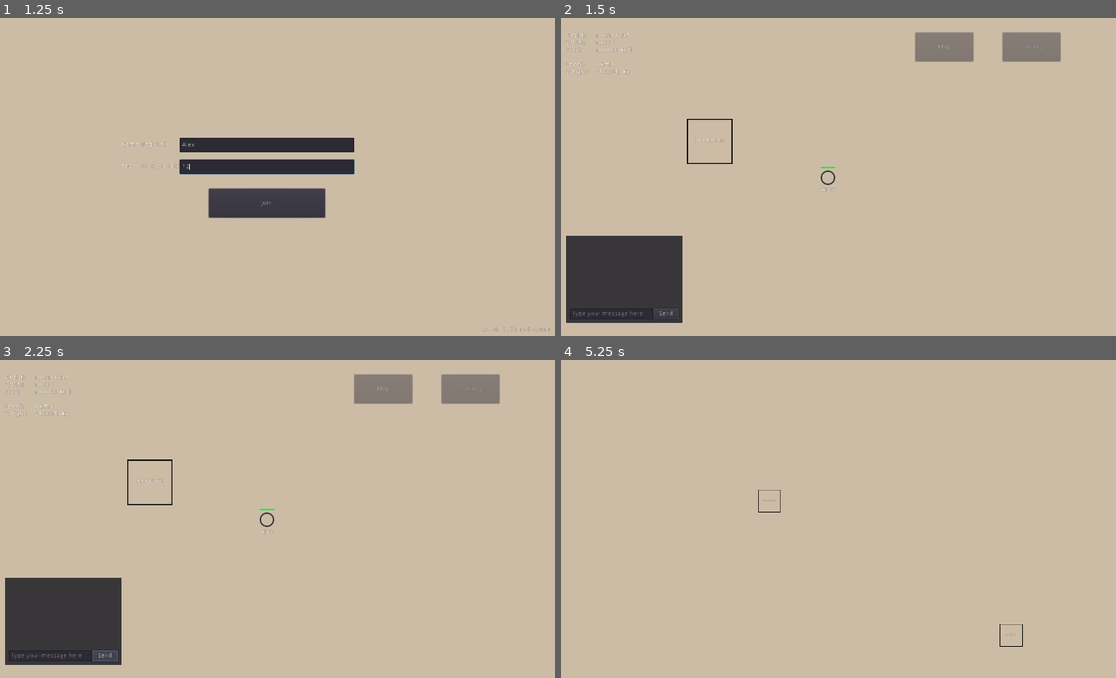
Above: before the commit, frames 1-4 (two rows, left to right).
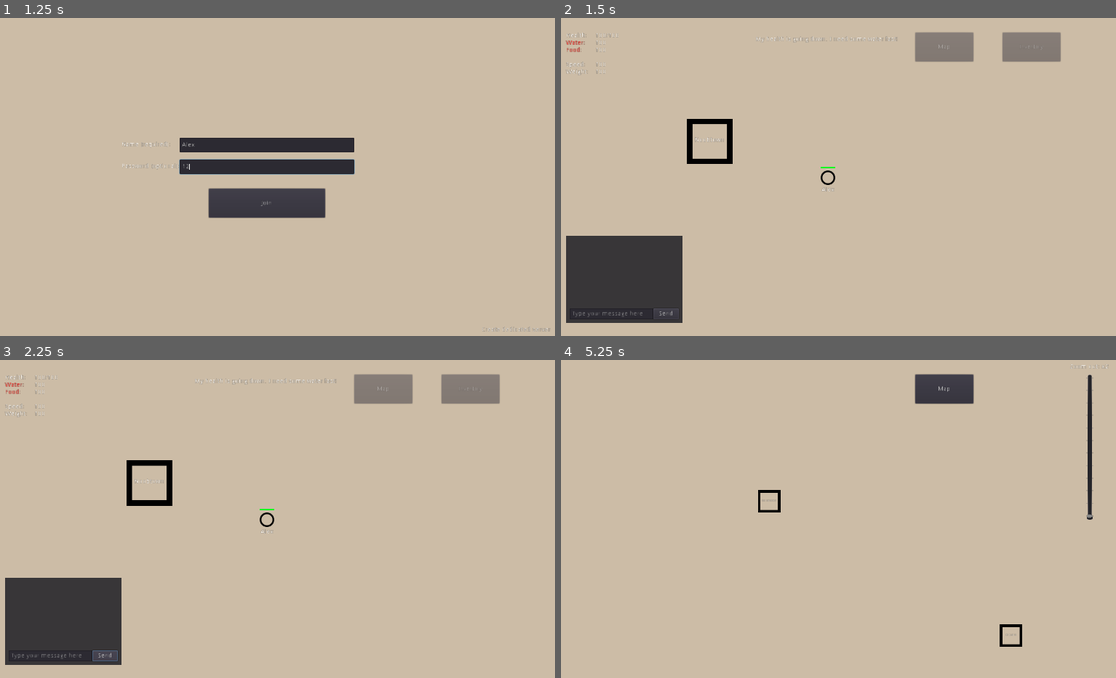
Above: after the commit, the same moments.

Repository: aposur/aposur
Game: Godot game, scene res://Scenes/Menu.tscn
Same seed, same stepped clock (60 frames per second), same inputs: the game is played once before the commit and once after it.
Inputs (mouse positions are in pixels of both pictures, inside the frame that each line leads up to):
- Up to frame 1 (1.25 s): click (266, 145) at 0.52 s; type "Alex" at 0.6 s; click (266, 167) at 0.75 s; type "12" at 0.83 s
- Up to frame 2 (1.5 s): click "Join" at 1.25 s
- Up to frame 3 (2.25 s): click "Send" at 2 s
- Up to frame 4 (5.25 s): click "Inventory" at 2.75 s; click "Send" (after the commit: "Drop") at 3.5 s; click "Map" at 4.25 s; tap Enter at 5 s; move the mouse to (955, 503) at 5.02 s; hold Right (ui_right) from 5.03 s (still down); hold Q (die) from 5.03 s (still down); click (955, 503) at 5.17 s

Frame 1 is identical in both runs. In frame 2, 0.6% of the frame differs, in the area x 0-61%, y 4-53%; in frame 3, 0.7%; in frame 4, 1.7%, in the area x 35-99%, y 1-91%.
Error after the commit: Parse Error: Variable "slot_id" already defined in the scope (at line 357). (res://Scripts/Inventory.gd:395)

Commit message:
Fixed drop bug.

Diff:
--- a/Scenes/Player.tscn
+++ b/Scenes/Player.tscn
@@ -444,4 +444,5 @@
 [connection signal="button_down" from="MapButton" to="." method="_on_MapButton_button_down"]
 [connection signal="mouse_entered" from="MapButton" to="." method="_on_MapButton_mouse_entered"]
 [connection signal="mouse_exited" from="MapButton" to="." method="_on_MapButton_mouse_exited"]
+[connection signal="pressed" from="MapButton" to="." method="_on_MapButton_pressed"]
 [connection signal="value_changed" from="MapVSlider" to="." method="_on_MapVSlider_value_changed"]
--- a/Scripts/Bag.gd
+++ b/Scripts/Bag.gd
@@ -1,20 +1,20 @@
 extends Node2D
 
 
-onready var url_data:String = ""
-onready var data:Dictionary = Dictionary()
-
+onready var _url_data:String = ""
+onready var _data:Dictionary = Dictionary()
+var _name:String
 
 func _ready():
 	set_process(false)
 	set_process_input(false)
 
 
-sync func init(inventory:Control, name:String, data:Dictionary, spawn_position:Vector2):
-#	inventory.load_data(inventory, name, "Bag", data)
+sync func init(inventory:Control, name:String, data:Dictionary, spawn_position:Vector2, url_data:String = ""):
 #	rpc("load_data", inventory, name, "Bag", data)
-	data = inventory.load_data(name, "Bag")
-	print(data)
+	_name = name
+	_url_data = url_data
+	_data = inventory.load_data(name, "Bag")
 	position = spawn_position
 
 
@@ -28,13 +28,13 @@
 #	return data
 
 
-func reload_data() -> Dictionary:
-	data = Global_DataParser.load_data(url_data)
-	return data
+func reload_data_by_inventory(inventory:Control) -> Dictionary:
+	_data = inventory.load_data(_name, "Bag")
+	return _data
 
 
 func is_data_empty_by_inventory(inventory:Control) -> bool:
-	return inventory.is_inventory_empty_by_data(data)
+	return inventory.is_inventory_empty_by_data(_data)
 
 
 func rpc_destroy_self():
@@ -45,4 +45,4 @@
 	for child in get_children():
 		if child.has_method('queue_free'):
 			child.queue_free()
-	Global_DataParser.delete_file(url_data)
+	Global_DataParser.delete_file(_url_data)
--- a/Scripts/Game.gd
+++ b/Scripts/Game.gd
@@ -1,4 +1,5 @@
 extends Node
+
 
 func _ready():
 	set_process(false)
--- a/Scripts/Inventory.gd
+++ b/Scripts/Inventory.gd
@@ -12,6 +12,7 @@
 
 var url_data_player
 var url_data_other
+var url_data:String
 
 puppet var data_player:Dictionary
 puppet var data_other:Dictionary
@@ -29,12 +30,16 @@
 	set_center_item_visible(false)
 
 
-func load_data(filename:String, item_list_label:String = "Player", is_clear_items:bool = false) -> Dictionary:
-
-	var url_data = "res://Database//data_" + item_list_label.to_lower() + "_" + filename + ".json"
+func load_data(filename:String, item_list_label:String = "Player", is_clear_items:bool = false, is_save_data:bool = false, data_save:Dictionary = {}, load_from_url_data:String = "") -> Dictionary:
+
+	url_data = "res://Database//data_" + item_list_label.to_lower() + "_" + filename + ".json"
+
+	if(is_save_data):
+		Global_DataParser.write_data(url_data, data_save)
+
 	var data:Dictionary = Global_DataParser.load_data(url_data)
 
-	if (data.empty() || is_clear_items):
+	if (data.empty() || is_clear_items && !is_save_data):
 		var dict:Dictionary = {"inventory":{}}
 		for slot in range (0, INVENTORY_MAX_SLOTS):
 			if(int(slot) == 0 && item_list_label == "Player" && !is_clear_items):
@@ -72,7 +77,7 @@
 	return data
 
 
-func load_items(item_list:Control = _item_list_1, data:Dictionary = data_player) -> void:
+func load_items(item_list:Control = _item_list_1, data:Dictionary = data_player) -> Dictionary:
 	var selected_items = item_list.get_selected_items()
 	var slot_id
 	if(selected_items): # check if item was selected before reloading items
@@ -87,6 +92,7 @@
 		_item_list_1.select(slot_id)
 		_on_ItemList_item_selected(slot_id)
 #		_update_center_item(slot_id, item_list, _get_item_id_from_slot_id(slot_id, data))
+	return data
 
 
 func unload_items(filename:String, item_list_label:String = "Player") -> void:
@@ -280,7 +286,6 @@
 			return Dictionary()
 		data.inventory[String(slot)] = {"id": String(item_id), "amount": amount}
 		return data
-
 	for slot in range (0, INVENTORY_MAX_SLOTS):
 		if (int(data.inventory[String(slot)]["id"]) == int(item_id)):
 			if (int(item_data["stack_limit"]) > int(data.inventory[String(slot)]["amount"])):
@@ -387,12 +392,12 @@
 					inventory_add_item(item_id,amount,data_other)
 			elif(button_multi.text == "Drop"):
 				data_other = {"inventory":{}} # create empty inventory
-#				for slot_id in range (0, INVENTORY_MAX_SLOTS): # fill empty inventory with placeholder
-#					data_other["inventory"][str(slot_id)] = {"id": "0", "amount": 0}
-				data_other = load_data(get_parent().get_node("NicknameLabel").text, "Bag")
+				for slot_id in range (0, INVENTORY_MAX_SLOTS): # fill empty inventory with placeholder
+					data_other["inventory"][str(slot_id)] = {"id": "0", "amount": 0}
+
 				data_other = inventory_add_item(item_id,amount,data_other) # add item to inventory
-#				print(data_other)
-				get_parent().rpc_spawn_bag(get_parent().get_node("NicknameLabel").text, data_other, get_parent().global_position)
+
+				get_parent().rpc_spawn_bag(get_parent().get_node("NicknameLabel").text, data_other, get_parent().global_position, url_data)
 
 			if(data.inventory[str(slot_id)]["amount"] - amount > 0):
 				data.inventory[str(slot_id)]["amount"] -= amount
--- a/Scripts/Player.gd
+++ b/Scripts/Player.gd
@@ -21,6 +21,8 @@
 puppet var slave_movement = Vector2(0.0, 0.0)
 
 var is_other_focused = false setget set_is_other_focused, get_is_other_focused
+
+onready var _bag_url:String = $NicknameLabel.text
 
 onready var _inventory = $Inventory
 onready var _inventory_button = $InventoryButton
@@ -73,8 +75,8 @@
 			if Input.is_action_pressed('ui_up'):
 				velocity.y -= 1
 			if Input.is_action_pressed('die'):
-#				rpc("_die_and_loose_items", $NicknameLabel.text, _data_player, $Sprite.global_position)
-				_die_and_loose_items($NicknameLabel.text, _data_player, $Sprite.global_position)
+				rpc("_die_and_loose_items", $NicknameLabel.text, _data_player, $Sprite.global_position)
+#				_die_and_loose_items($NicknameLabel.text, _data_player, $Sprite.global_position)
 
 		velocity = velocity.normalized()
 	else:
@@ -107,7 +109,7 @@
 		show_info("My health is going down. I need some water fast!")
 		$Health.value = int(health)
 		if(health < 0):
-			_die_and_loose_items($NicknameLabel.text, _data_player, $Sprite.global_position)
+			rpc("_die_and_loose_items", $NicknameLabel.text, _data_player, $Sprite.global_position)
 
 	if(food > 0):
 		food -= delta * 0.001
@@ -161,7 +163,7 @@
 	$Stats/WeightCountLabel.text = str(weight).pad_decimals(2) + "/" + str(max_weight) + " kg"
 
 
-func _die_and_loose_items(nickname:String, data:Dictionary, die_position:Vector2):
+sync func _die_and_loose_items(nickname:String, data:Dictionary, die_position:Vector2):
 #	$RespawnTimer.start()
 	set_physics_process(false)
 	for child in get_children():
@@ -177,19 +179,22 @@
 		show_info("I have died and lost all items. AAAAAAAAHHH!! *Death*: Just chill 5 seconds until respawn")
 
 
-func rpc_spawn_bag(nickname:String, data:Dictionary, die_position:Vector2) -> void:
+func rpc_spawn_bag(nickname:String, data:Dictionary, die_position:Vector2, url_data:String="") -> void:
 	if(is_network_master()):
-		rpc("spawn_bag", nickname, data, die_position)
-
-
-
-sync func spawn_bag(nickname:String, data:Dictionary, die_position:Vector2) -> void:
+		rpc("spawn_bag", nickname, data, die_position, url_data)
+
+
+
+sync func spawn_bag(nickname:String, data:Dictionary, die_position:Vector2, url_data:String="") -> void:
 	if(!_inventory.is_inventory_empty_by_data(data)):
 		bag = load('res://Scenes/Bag.tscn').instance()
-#		bag.name = nickname + "_" + str(Global_DataParser.rng.randi())
-		bag.name = nickname
+		bag.name = nickname + "_" + str(Global_DataParser.rng.randi())
+#		bag.name = nickname
 		$'/root/Game/'.add_child(bag)
-		bag.init(_inventory, bag.name, data, die_position)
+		var bag_url_data = "res://Database//data_bag_" + bag.name + ".json"
+		Global_DataParser.write_data(bag_url_data, data)
+		bag.init(_inventory, bag.name, data, die_position, bag_url_data)
+		bag.reload_data_by_inventory(_inventory)
 
 
 func _remove_bag_by_area2d(area) -> void:
@@ -275,10 +280,10 @@
 		_inventory.set_other_visible(true)
 		load_data(area.get_parent().name, "Bag")
 		_inventory.button_multi.text = "Take"
-	elif(area.is_in_group("players")):
+	elif(area.is_in_group("players") && area.get_node("Sprite").is_visible_in_tree()):
 		print("Fight!")
 		if(area.get_node("Stats/HealthCountLabel").text > $Stats/HealthCountLabel.text):
-			_die_and_loose_items($NicknameLabel.text, _data_player, $Sprite.global_position)
+			rpc("_die_and_loose_items", $NicknameLabel.text, _data_player, $Sprite.global_position)
 
 
 func _on_Player_area_exited(area):
@@ -289,17 +294,21 @@
 	if(area.is_in_group("bags")):
 #		if(get_tree().is_network_server()):
 #			rset("_inventory",_inventory)
-		area.get_parent().reload_data()
-		if(area.get_parent().is_data_empty_by_inventory(_inventory)):
+		area.get_parent().reload_data_by_inventory(_inventory)
+		var _is_bag_empty:bool = area.get_parent().is_data_empty_by_inventory(_inventory)
+		rset("_is_bag_empty", _is_bag_empty)
+		if(_is_bag_empty):
 			_remove_bag_by_area2d(area)
 
 
 func _on_InventoryButton_button_down():
 	set_is_other_focused(true)
 	if(_inventory.is_visible()):
+		_inventory_button.modulate = Color(1, 1, 1, 0.5)
 		_inventory.visible = false
 		set_is_other_focused(false)
 	else:
+		_inventory_button.modulate = Color(1, 1, 1, 1)
 		_inventory.visible = true
 
 
@@ -339,8 +348,10 @@
 		_inventory.visible = false
 		_map_button.set_scale($Camera2D.zoom)
 		_map_button.set_position(_map_button_position)
+		_inventory_button.modulate = Color(1, 1, 1, 0.5)
 	else:
 		_map_zoom(_map_camera_zoom)
+		_inventory_button.modulate = Color(1, 1, 1, 1)
 
 
 func _on_MapVSlider_value_changed(value):
@@ -370,3 +381,10 @@
 	_map_button.show()
 	_map_button.set_scale($Camera2D.zoom)
 	_map_button.set_position(_map_button_position * $Camera2D.zoom)
+
+
+func _on_MapButton_pressed():
+	if($Camera2D.zoom == Vector2(1,1)):
+		_map_button.modulate = Color(1, 1, 1, 0.5)
+	else:
+		_map_button.modulate = Color(1, 1, 1, 1)
--- a/project.godot
+++ b/project.godot
@@ -17,6 +17,7 @@
 
 config/name="Apocalypse Survivor"
 run/main_scene="res://Scenes/Menu.tscn"
+boot_splash/image="res://Assets/Images/splash.png"
 config/icon="res://Assets/Images/player.png"
 
 [autoload]
Binary file changed: Assets/Images/player.png
Binary file changed: Assets/Images/shop.png
Binary file added: Assets/Images/splash.png
Not shown, added: Assets/Images/splash.png.import
